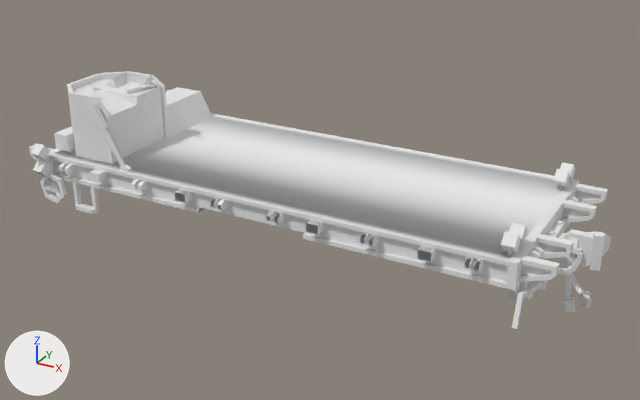
One commit to the OBJ model assets/immersiverailroading/irhl/trains/gept/gept.obj: the scene before it, then after it.
The view is the same before and after, from a 50 mm lens placed at (6.21, -10.99, 5.86), pointed at (0.16, 0.01, 0.36). Arrows for +X, +Y and +Z are at lower left; the lights stay in place. The first picture is the older version. Where no turn or scale is listed for an object, it has been applied to the vertices. Vertices at exactly the same position are counted once.

Names of what the first picture shows: 'COUPLED_FRONT_1_HIDE_INVERT', 'COUPLED_FRONT_2_HIDE', 'COUPLER_ENGAGED_FRONT_1_TOGGLE_mvp_gept', 'Cube', 'Cube.001', 'Cube.002', 'Cube.003', 'Cube.004', 'FRAME_control_gept', 'FRAME_gept', 'FULLBRIGHT_3_LCG_BLW_gept', 'FULLBRIGHT_5_LCG_BRW_gept', 'FULLBRIGHT_7_LCG_BRR_gept', 'FULLBRIGHT_8_LCG_BLR_gept', 'Fary', 'INDEPENDENT_BRAKE_1', 'REVERSER_1', 'THROTTLE_1', 'TRAIN_BRAKE_1'.
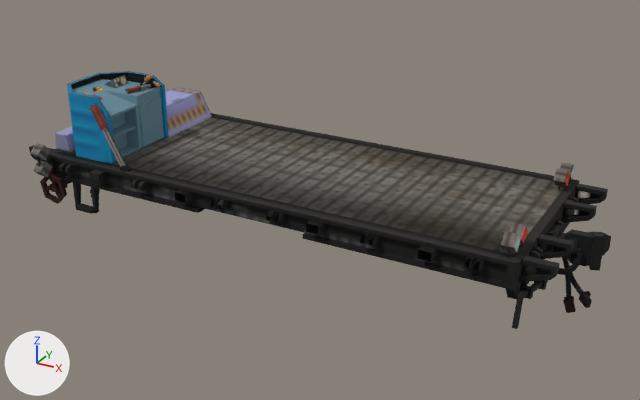
Location of each change, [x1, y1, x2, y2] in pixels of the pictures (640 x 400 px):
'FRAME_gept', surface changed (white to grey): [29, 113, 611, 299] in both
'FRAME_control_gept', surface changed, reshaped (darker): [67, 71, 212, 164] in both
'Fary', surface changed: [30, 90, 574, 256] in both
'INDEPENDENT_BRAKE_1', surface changed (darker): [89, 104, 132, 177] in both
'COUPLER_ENGAGED_FRONT_1_TOGGLE_mvp_gept', surface changed (white to black): [512, 280, 548, 329] in both
'COUPLED_FRONT_2_HIDE', surface changed (darker): [562, 258, 576, 313] in both
'COUPLED_FRONT_1_HIDE_INVERT', surface changed (white to black): [567, 259, 592, 308] in both
'TRAIN_BRAKE_1', surface changed: [126, 83, 157, 93] in both
'Cube', surface changed: [119, 75, 128, 86] in both
'THROTTLE_1', surface changed: [140, 75, 153, 86] in both
'FULLBRIGHT_3_LCG_BLW_gept', surface changed: [515, 235, 521, 252] in both
'Cube.001', surface changed: [104, 79, 116, 88] in both
'FULLBRIGHT_8_LCG_BLR_gept', surface changed: [522, 226, 528, 244] in both
'REVERSER_1', surface changed: [150, 80, 160, 87] in both
'FULLBRIGHT_7_LCG_BRR_gept', surface changed: [566, 172, 570, 186] in both
'FULLBRIGHT_5_LCG_BRW_gept', surface changed: [571, 165, 575, 180] in both
'Cube.002', surface changed: [113, 78, 118, 83] in both
'Cube.003', surface changed: [116, 77, 121, 82] in both
'Cube.004', surface changed: [115, 83, 119, 88] in both
'Cube.005', surface changed: [118, 82, 122, 87] in both
part 1 of me_frame_control_gept, reshaped: [111, 95, 164, 162] in both

What changed in the scene script:
```text
Add img_mvp_cargoflat_map_png:
    img_mvp_cargoflat_map_png = load_image('mvp_cargoflat_map.png', 'mvp_cargoflat_map.png', 512, 512, 'sRGB')
Add img_mvp_cargocouple_png:
    img_mvp_cargocouple_png = load_image('mvp_cargocouple.png', 'mvp_cargocouple.png', 64, 64, 'sRGB')
Change mat_couple_map:
    remove mat_couple_map.base_color = (0.8, 0.8, 0.8)  # white #e7e7e7
    add mat_couple_map.texture = img_mvp_cargocouple_png
Change mat_mat1:
    add n2 = _N.new('ShaderNodeTexImage'); n2.name = 'Image Texture'
    add n2.image = img_mvp_cargoflat_map_png
    add n3 = _N.new('ShaderNodeTexImage'); n3.name = 'Image Texture.001'
    add n3.image = img_mvp_cargoflat_map_png
    where n0 = _N.new('ShaderNodeBsdfPrincipled'); n0.name = 'Principled BSDF'
    add _L.new(n2.outputs[0], n0.inputs[0])  # 'Color' to 'Base Color'
    add _L.new(n3.outputs[1], n0.inputs[4])  # 'Alpha' to 'Alpha'
Change me_frame_control_gept:
    used by ob_frame_control_gept; location = (0.0, 0.0, 0.0)
    remove me_frame_control_gept.from_pydata(...)  # 57 vertices, 50 faces; spans x -3.87..-2.77, y -1.32..1.34, z 0.85..1.89
    add me_frame_control_gept.from_pydata(...)  # 81 vertices, 69 faces; spans x -3.87..-2.77, y -1.32..1.34, z 0.85..1.89
    me_frame_control_gept part 1
    2 faces are deleted
    16 vertices are added at x -3.05..-2.79, y -1.22..-0.02, z 0.88..1.57
    8 new vertices lie (0.0, 0.59, 0.0) away from vertices in x -3.05..-2.81, y -1.22, z 0.89..1.56
    21 new faces join them
```
